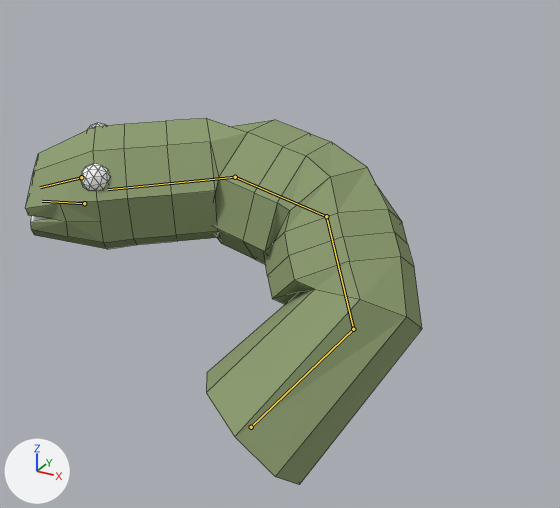
The Blender file app/models/superHead.blend as it was, and as the next commit left it.
Rendered twice from a camera (50 mm lens) standing at (4.5, -6.72, 6.32) and looking at (-0.17, 1.77, 2.07). The axes (+X, +Y, +Z) are drawn at lower left. The lights are the same throughout. Both versions are drawn at frame 137 of the action 'end'; the numbers are the values there. The bones that bend it are drawn over the model as lines. Mesh edges are drawn as thin lines.

The first picture shows 'SuperHead'.
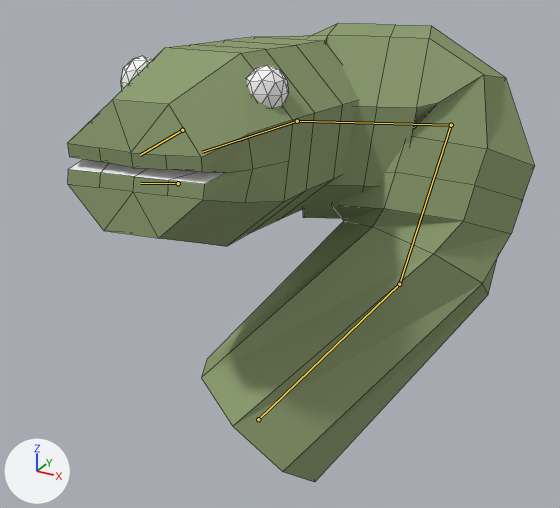
Commit message: Make monster end shorten

Boxes (x1, y1, x2, y2) around the edits, measured in the pictures (560 x 508 px):
'SuperHead', posed (18% wider, 25% taller)
    before: (25, 118, 422, 485)
    after: (67, 23, 534, 482)
bone 'tap1', root to tip
    before: (251, 427) to (353, 329)
    after: (258, 419) to (399, 284)
bone 'tap2', root to tip
    before: (353, 329) to (326, 216)
    after: (399, 284) to (451, 125)
bone 'tap3', root to tip
    before: (326, 216) to (235, 177)
    after: (451, 125) to (297, 121)
bone 'tap4', root to tip
    before: (235, 177) to (107, 189)
    after: (297, 121) to (202, 152)

The change in detail:
Object 'Armature' (bone_rig_object) moves from (0.0, 0.647, 0.0) to (0.0, 0.848, 0.0).
Bone 'tap1' (bone_tap1) is rescaled from (1.0, 1.0, 1.0) to (1.1, 1.39, 1.38).
Bone 'tap2' (bone_tap2) turns from (11, 2, 62) to (20, 30, 38) degrees about its own x, y and z.
Bone 'tap3' (bone_tap3) turns from (6, 14, 50) to (1, 23, 98) degrees about its own x, y and z.
Bone 'tap4' (bone_tap4) turns from (18, 27, 48) to (41, 16, 73) degrees about its own x, y and z.
Bone 'tap4' (bone_tap4) is rescaled from (1.0, 1.0, 1.0) to (0.99, 0.79, 1.0).
